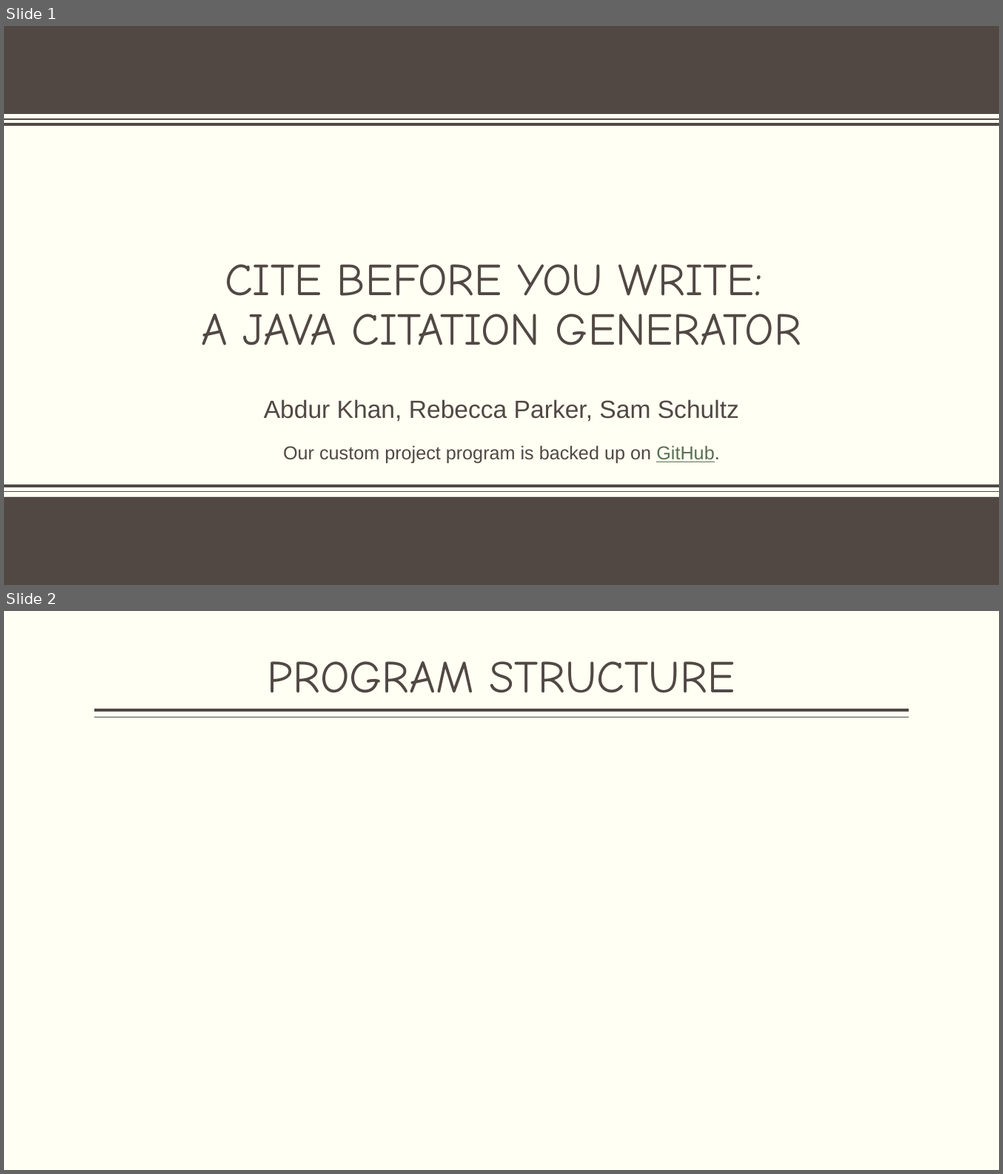
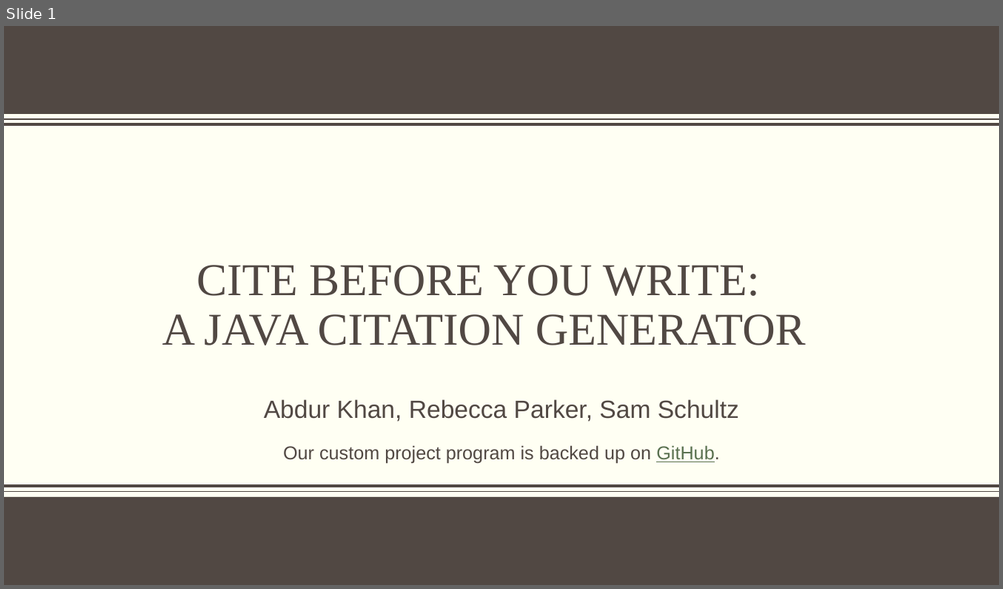
Before and after one commit to RJP43/JavaCustomProject-LUC_Comp-170, a slide deck: COMP170_CustomProject-Presentation.pptx. Shown one above the other, each under a label of ours: slides 1 and 2 before the commit, slide 1 after it. The pictures are 1003x1174 and 1003x589 pixels, drawn with LibreOffice and Linux fonts; fonts in the diff are those of the drawing; background and template pictures are left out. Boxes give left, top, right and bottom in pixels: in the first picture for what was removed or moved away, otherwise in the second. Text is boxed around its words. In the diff, an @@ line names an element or a change of style, - is before the commit and + after.

Commit message:
update custom project program and presentation slides: almost completed

```diff
--- a/COMP170_CustomProject-Presentation.pptx
+++ b/COMP170_CustomProject-Presentation.pptx
@@ slide 2 removed at (x1=4, y1=611, x2=999, y2=1170), background #FFFFF3 @@
@@ title removed at (x1=267, y1=661, x2=734, y2=693) @@
-PROGRAM STRUCTURE
@@ line removed from (909, 710) to (94, 710) @@
@@ line removed from (909, 718) to (94, 718) @@
@@ slide 1 changed as well @@
@@ title "CITE BEFORE YOU WRITE: A ..." moved from (x1=201, y1=264, x2=801, y2=346) to (x1=162, y1=265, x2=805, y2=346) @@
@@ title "CITE BEFORE YOU WRITE: A ..." at (x1=162, y1=265, x2=805, y2=346): font Comic Neue to Times New Roman @@
```
Also in this commit, not shown: 1 other slide changed, 4 slides added, 2 other slides removed, 3 other files.
